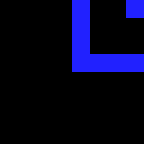
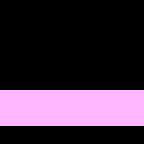
The second (144, 144) image is a revision of the first. Changes to its layers:
added layer "Wall_37" above "Wall_36" over left=0, top=0, right=144, bottom=126
